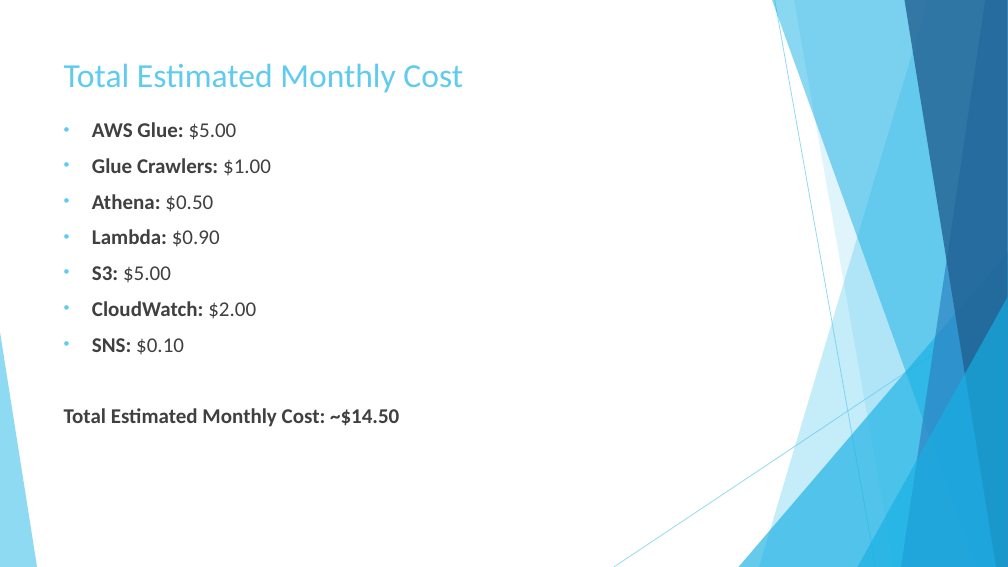
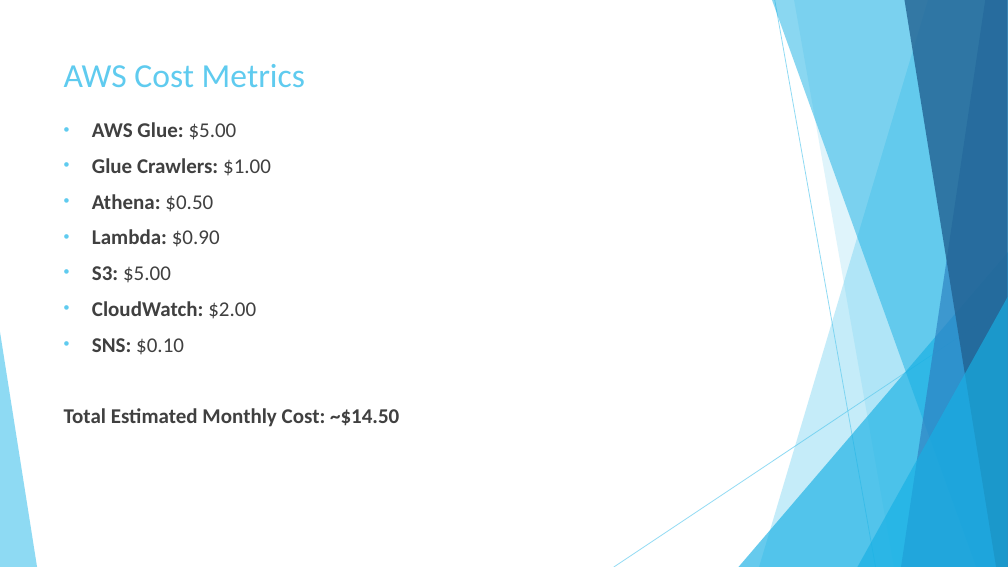
Before and after one commit to rdinesh808/Data_Lake_Construction_and_Querying_With_PySpark, a slide deck: slide 10 of Data_Lake_Construction_and_Querying_With_PySpark.pptx. Drawn at 1008x567 pixels with LibreOffice and Linux fonts; fonts in the diff are those of the drawing. Boxes give left, top, right and bottom in pixels: in the first picture for what was removed or moved away, otherwise in the second. Text is boxed around its words. In the diff, an @@ line names an element or a change of style, - is before the commit and + after.

```diff
--- a/Data_Lake_Construction_and_Querying_With_PySpark.pptx
+++ b/Data_Lake_Construction_and_Querying_With_PySpark.pptx
@@ title at (64, 64, 305, 87): text changed @@
-Total Estimated Monthly Cost
+AWS Cost Metrics
```
Also in this commit, not shown: 7 other slides changed, 1 slide added, 1 other file.
